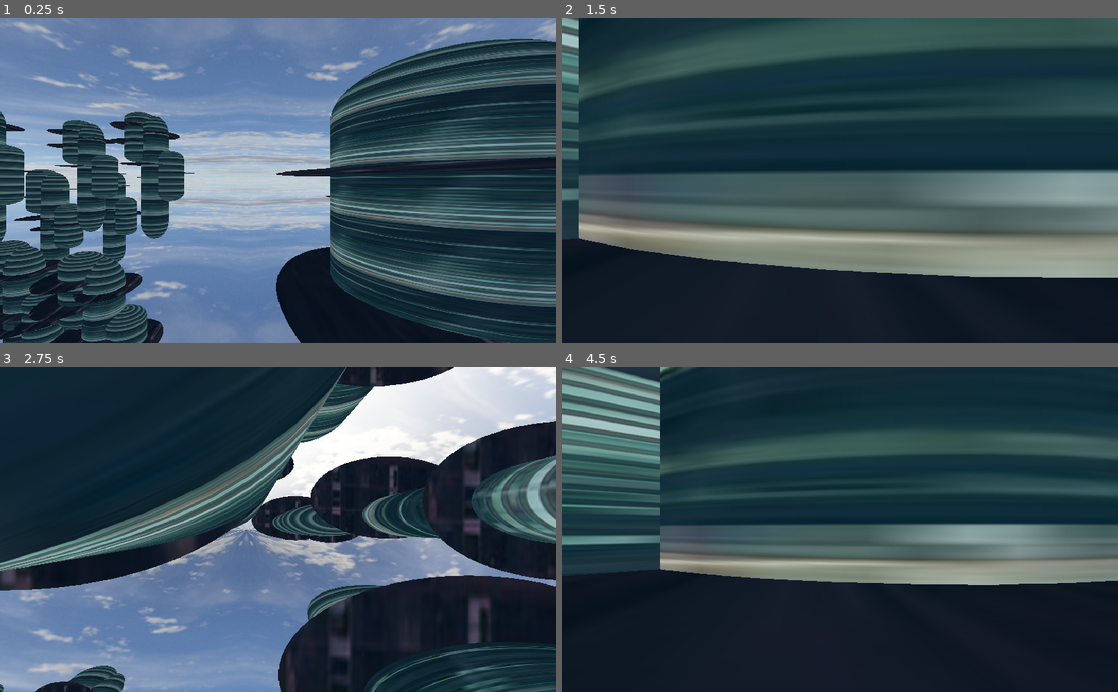
Above: before the commit, frames 1-4 (two rows, left to right).
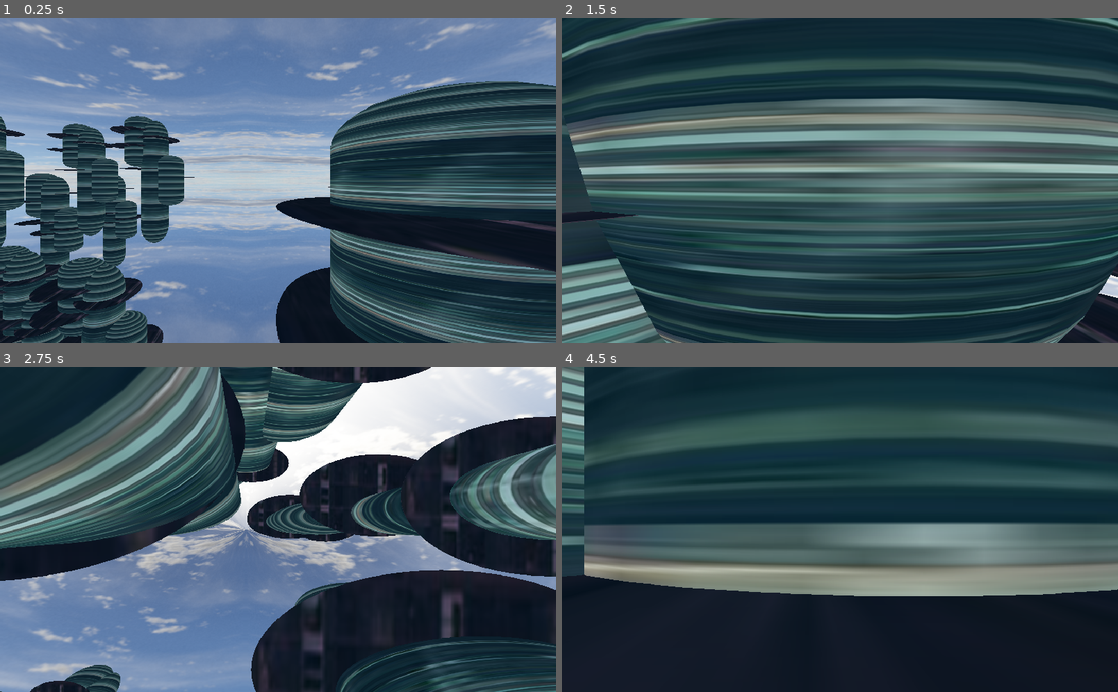
Above: after the commit, the same moments.

Repository: drsounds/FirstPersonVRPlayer
Game: Godot game, scene res://assets/FirstPersonVRPlayer_Example/scenes/VR/VR.tscn
The game is run twice, just before and just after one commit, with the same random seed, the same clock (stepped at 60 frames per second) and the same inputs.
Inputs (mouse positions are in pixels of both pictures, inside the frame that each line leads up to):
- Up to frame 1 (0.25 s): no input
- Up to frame 2 (1.5 s): move the mouse to (962, 164) at 0.52 s; hold D (right) 0.53-1.28 s; hold Tab (standing) 0.53-1.28 s; move the mouse to (728, 196) at 1.27 s; hold S (backward) from 1.28 s (still down); tap Tab (standing) at 1.35 s
- Up to frame 3 (2.75 s): move the mouse to (333, 458) at 2.02 s; release S (backward) at 2.03 s; hold D (right) from 2.03 s (still down); hold Tab (standing) from 2.03 s (still down)
- Up to frame 4 (4.5 s): move the mouse to (812, 594) at 2.77 s; release D (right) at 2.78 s; release Tab (standing) at 2.78 s; hold W (forward) 2.78-3.53 s; tap Tab (standing) at 2.85, 4.35 s; move the mouse to (1006, 578) at 3.52 s; hold Tab (standing) 3.53-4.28 s; hold A (left) from 3.53 s (still down); tap Enter at 4.25 s; move the mouse to (673, 480) at 4.27 s

The runs differ from the first frame. In frame 1, 36% of the frame differs, in the area x 0-100%, y 6-100%; in frame 2, 66%, in the area x 0-100%, y 0-100%; in frame 3, 37%; in frame 4, 26%.

Commit message:
Tweaking gravity

Diff:
--- a/assets/FirstPersonVRPlayer/FirstPersonVRPlayer.gd
+++ b/assets/FirstPersonVRPlayer/FirstPersonVRPlayer.gd
@@ -6,7 +6,7 @@
 
 var velocity := Vector3()
 var hoist := Vector3()
-var gravity = 60
+var gravity = 2
 var bounce := Vector3()
 # Move
 var direction := Vector3()
@@ -45,7 +45,7 @@
 
 	if event.is_action_pressed("jump"):
 		if event.get_action_strength("jump") == 1:
-			velocity.y = 29
+			velocity.y = 3
 
 func _physics_process(delta) -> void:
 	if velocity.y > -500:
@@ -53,6 +53,9 @@
 	if is_flying and velocity.y < 0.5:
 		velocity.y = -bounce.y * 0.10
 		bounce.y *= 0.1
+
+	if is_on_floor() and velocity.y < 0:
+		velocity.y = 0
 
 	var h_rot = self.global_transform.basis.get_euler().y
 	if Input.is_action_pressed("decrease_gravity"):
@@ -75,14 +78,14 @@
 		var v = move_and_slide(hoist * 1)
 
 	if Input.is_action_pressed("forward"):
-		move_and_slide(forward * 10)
+		move_and_slide(forward * 5)
 	if Input.is_action_pressed("backward"):
 		var backward = -forward
-		move_and_slide(backward * 10)
+		move_and_slide(backward * 5)
 
 	if Input.is_action_pressed("left"):
-		move_and_slide(-forward.cross(Vector3.UP) * 1)
+		move_and_slide(-forward.cross(Vector3.UP) * 5)
 	if Input.is_action_pressed("right"):
-		move_and_slide(forward.cross(Vector3.UP) * 1)
+		move_and_slide(forward.cross(Vector3.UP) * 5)
 
 	move_and_slide(velocity * 10)
--- a/assets/FirstPersonVRPlayer_Example/scenes/VR/VR.gd
+++ b/assets/FirstPersonVRPlayer_Example/scenes/VR/VR.gd
@@ -11,6 +11,11 @@
 	if arvr_interface and arvr_interface.initialize():
 		get_viewport().arvr = true
 
+func _input(event):
+	if event.is_action_pressed("restart"):
+		get_tree().change_scene("res://assets/FirstPersonVRPlayerExample/scenes/VR.tscn")
+
+
 # Called every frame. 'delta' is the elapsed time since the previous frame.
 #func _process(delta):
 #	pass
--- a/assets/FirstPersonVRPlayer_Example/scenes/VR/VR.tscn
+++ b/assets/FirstPersonVRPlayer_Example/scenes/VR/VR.tscn
@@ -4,7 +4,7 @@
 [ext_resource path="res://assets/FirstPersonVRPlayer_Example/scenes/VR/VR.gd" type="Script" id=2]
 [ext_resource path="res://assets/FirstPersonVRPlayer/FirstPersonVRPlayer.tscn" type="PackedScene" id=3]
 
-[node name="Spatial" type="Spatial"]
+[node name="Futuristic scene" type="Spatial"]
 script = ExtResource( 2 )
 
 [node name="FirstPersonVRPlayer" parent="." instance=ExtResource( 3 )]
--- a/project.godot
+++ b/project.godot
@@ -97,6 +97,11 @@
 "events": [ Object(InputEventJoypadButton,"resource_local_to_scene":false,"resource_name":"","device":0,"button_index":15,"pressure":0.0,"pressed":false,"script":null)
  ]
 }
+restart={
+"deadzone": 0.5,
+"events": [ Object(InputEventJoypadButton,"resource_local_to_scene":false,"resource_name":"","device":0,"button_index":7,"pressure":0.0,"pressed":false,"script":null)
+ ]
+}
 
 [physics]
 
